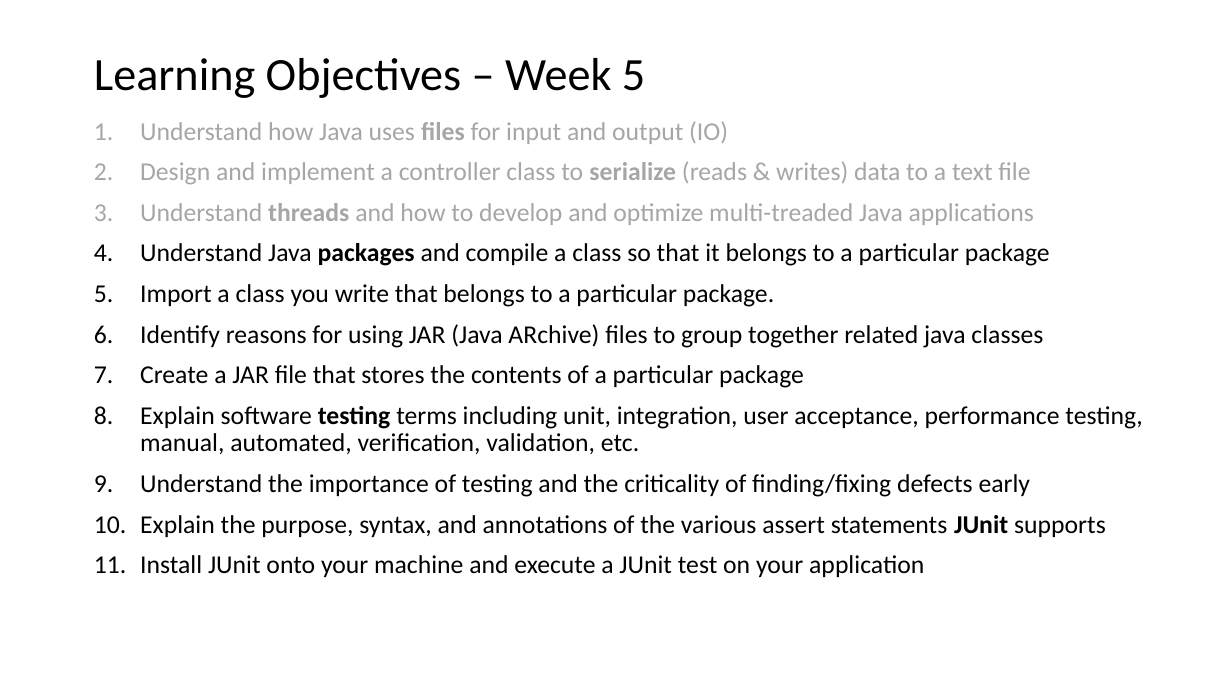
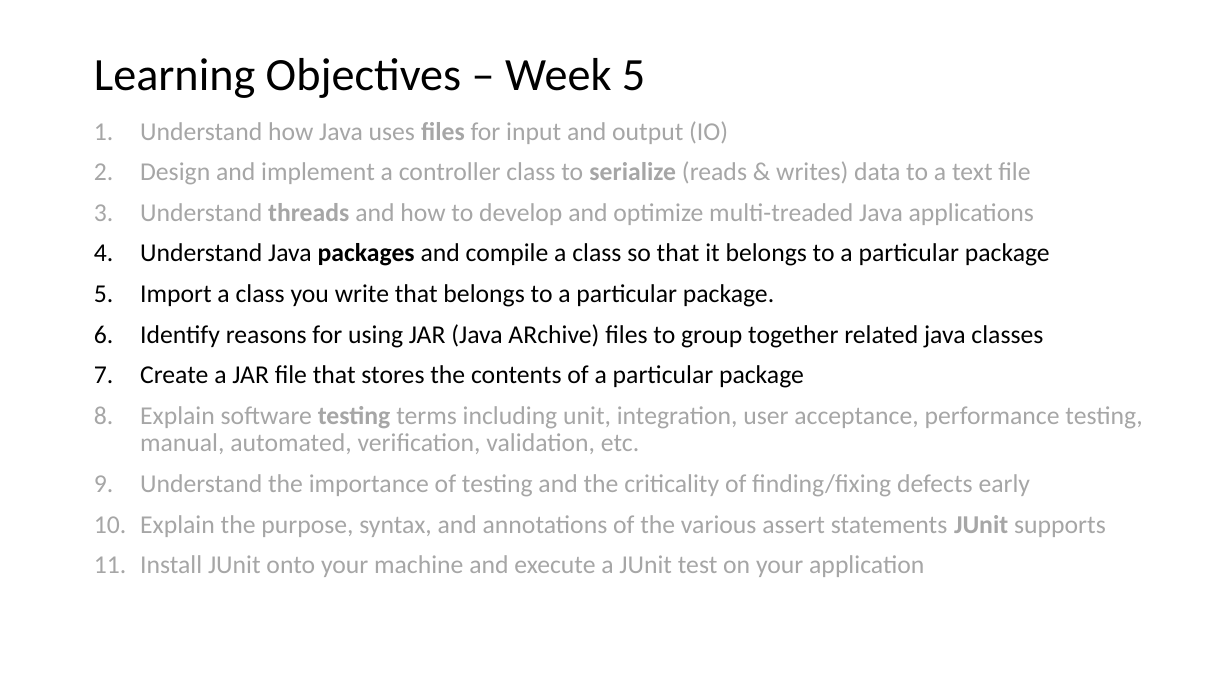
Before and after one commit to EricJPogue/www-epogue-info, a slide deck: slide 22 of CPSC-24500/Week05/2017SpringW05Slides.pptx. Drawn at 1232x693 pixels with LibreOffice and Linux fonts; fonts in the diff are those of the drawing. Boxes give left, top, right and bottom in pixels: in the first picture for what was removed or moved away, otherwise in the second. Text is boxed around its words. In the diff, an @@ line names an element or a change of style, - is before the commit and + after.

```diff
--- a/CPSC-24500/Week05/2017SpringW05Slides.pptx
+++ b/CPSC-24500/Week05/2017SpringW05Slides.pptx
@@ text at (140, 406, 1142, 577): text colour #000000 to #A6A6A6 in "Explain software testing terms including unit, integration, ...", "Understand the importance of testing and the ...", "Explain the purpose, syntax, and annotations of ...", "Install JUnit onto your machine and execute ..." @@
```
Also in this commit, not shown: 1 other slide changed, 17 slides added, 2 slides removed, 1 other file.
